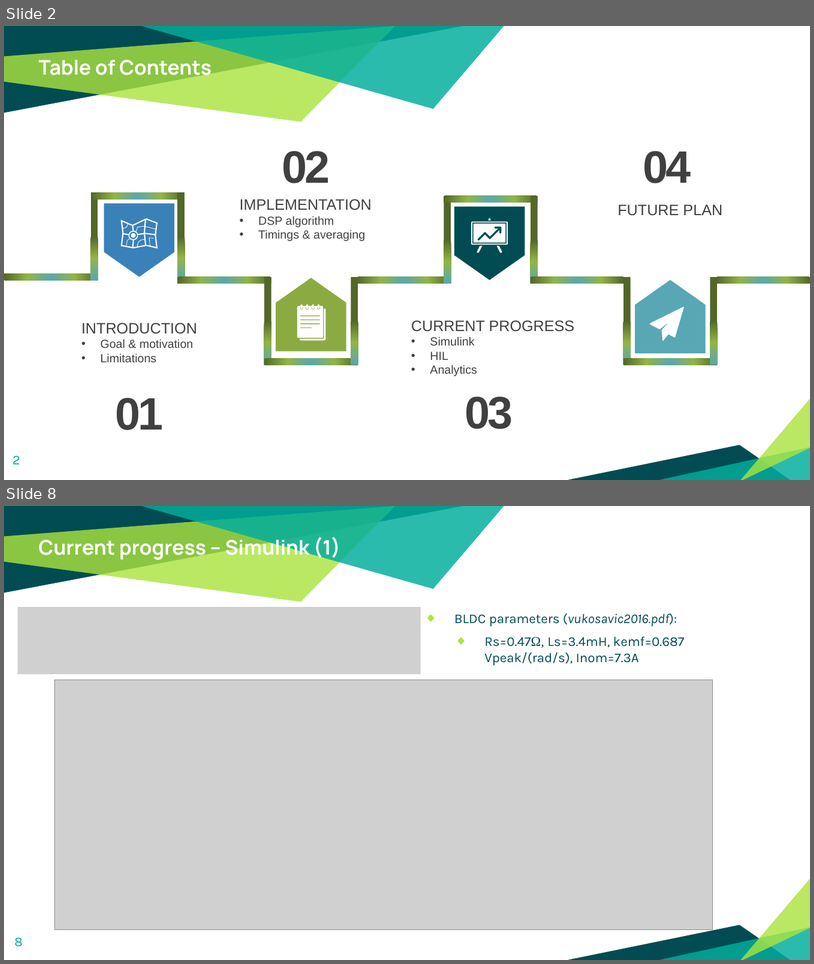
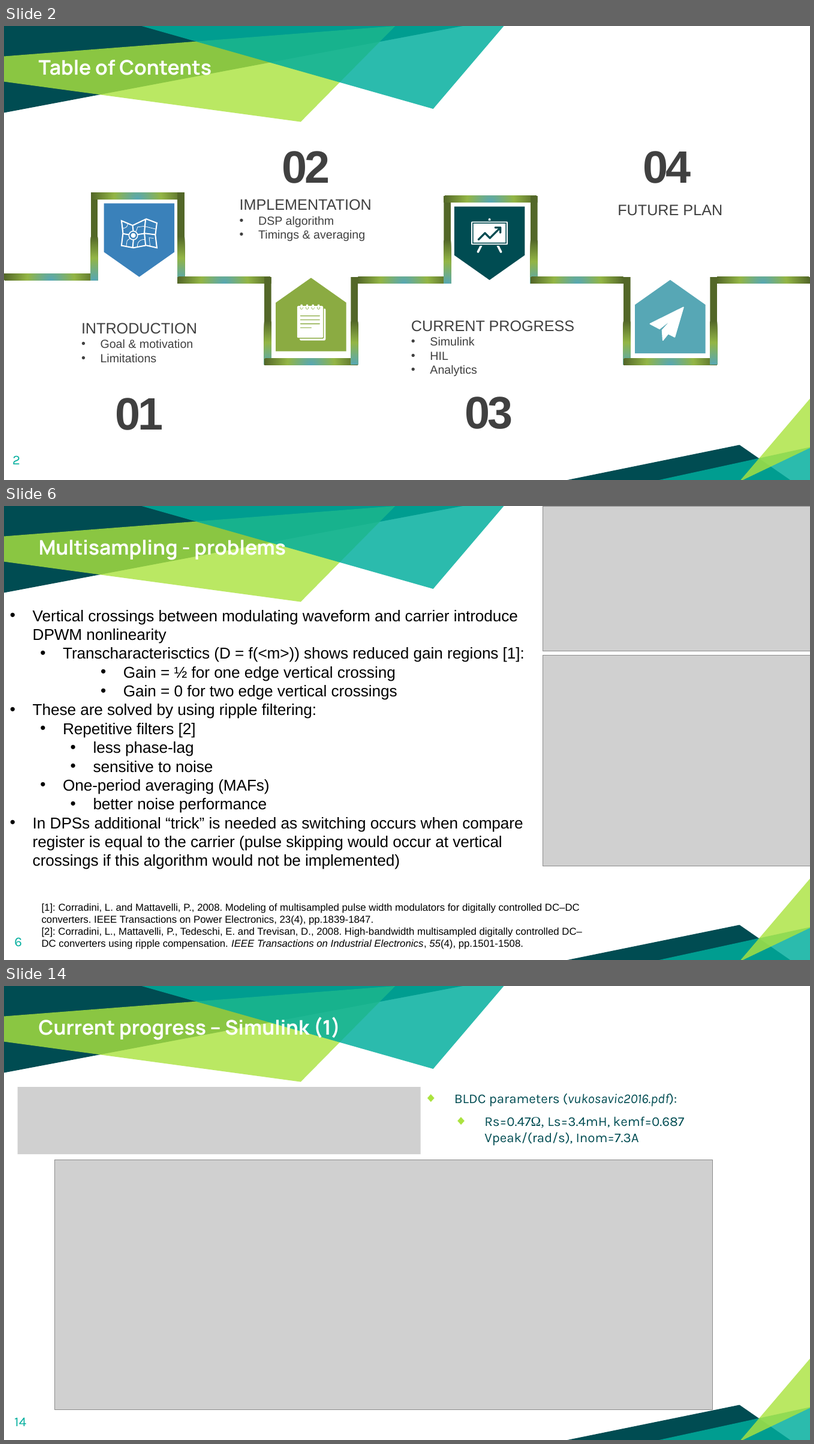
Before and after one commit to Rule2102/DSP_project1, a slide deck: docs/An Improved Current Loop Bandwidth and Axis Decoupling.pptx. Shown one above the other, each under a label of ours: slides 2 and 8 before the commit, slides 2, 6 and 14 after it; the slides between them are not shown. The pictures are 814x964 and 814x1444 pixels, drawn with LibreOffice and Linux fonts; fonts in the diff are those of the drawing; grey boxes stand for pictures. Boxes give left, top, right and bottom in pixels: in the first picture for what was removed or moved away, otherwise in the second. Text is boxed around its words. In the diff, an @@ line names an element or a change of style, - is before the commit and + after.

```diff
--- a/docs/An Improved Current Loop Bandwidth and Axis Decoupling.pptx
+++ b/docs/An Improved Current Loop Bandwidth and Axis Decoupling.pptx
@@ slide 6 added at bbox=[4, 506, 810, 960], background #FFFFFF; not listed: 6 template elements that a slide beside it also shows @@
@@ picture added at bbox=[543, 506, 810, 651] @@
@@ text added at bbox=[39, 536, 286, 561], 24 pt, text #FFFFFF, bold @@
+Multisampling - problems
@@ text added at bbox=[33, 610, 525, 869], 18.7 pt, text #000000 @@
+• Vertical crossings between modulating waveform and carrier introduce DPWM nonlinearity
+  • Transcharacterisctics (D = f(<m>)) shows reduced gain regions [1]:
+      • Gain = ½ for one edge vertical crossing
+      • Gain = 0 for two edge vertical crossings
+• These are solved by using ripple filtering:
+  • Repetitive filters [2]
+    • less phase-lag
+    • sensitive to noise
+  • One-period averaging (MAFs)
+    • better noise performance
+• In DPSs additional “trick” is needed as switching occurs when compare register is equal to the carrier (pulse skipping would occur at vertical crossings if this algorithm would not be implemented)
@@ picture added at bbox=[543, 655, 810, 866] @@
@@ text added at bbox=[42, 903, 582, 949], 12 pt, text #000000 @@
+[1]: Corradini, L. and Mattavelli, P., 2008. Modeling of multisampled pulse width modulators for digitally controlled DC–DC converters. IEEE Transactions on Power Electronics, 23(4), pp.1839-1847.
+[2]: Corradini, L., Mattavelli, P., Tedeschi, E. and Trevisan, D., 2008. High-bandwidth multisampled digitally controlled DC–DC converters using ripple compensation. IEEE Transactions on Industrial Electronics, 55(4), pp.1501-1508.
@@ page number added at bbox=[14, 937, 22, 946], 16 pt, text #00AE9D @@
+6
@@ what was slide 8 is now slide 14 @@
@@ page number at bbox=[14, 1417, 26, 1426]: text changed @@
-8
+14
```
Also in this commit, not shown: 6 slides changed, 11 other slides added, 6 slides removed.
